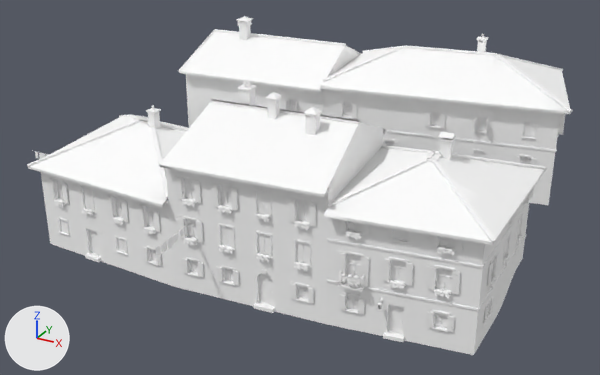
The glTF model games/yorimichi/assets/belmonte/meshes/SM_BM_BT_blk_36.glb, before and after one commit.
One viewpoint serves both versions: a camera (50 mm lens) standing at (31.4, -60.7, 32.5) and looking at (-0.9, -2.0, 3.1). Every picture has the same lights, and +X, +Y and +Z are marked at lower left. The first picture is the older version. Vertices at exactly the same position are counted once.

Script lines for the objects in view, before the commit:
```python
me_sm_bt_blk_36 = bpy.data.meshes.new('SM_BT_blk_36')
me_sm_bt_blk_36.from_pydata(...)  # 16103 vertices, 18269 faces; spans x -22.9..20.0, y -21.5..21.2, z -0.4..15.5
me_sm_bt_blk_36.materials.append(mat_bm_000_m_stone_035)
me_sm_bt_blk_36.materials.append(mat_bm_001_m_ashlar_035)
me_sm_bt_blk_36.materials.append(mat_bm_002_m_plaster_024)
me_sm_bt_blk_36.materials.append(mat_bm_003_m_roof_024)
me_sm_bt_blk_36.materials.append(mat_bm_004_m_wood_024)
me_sm_bt_blk_36.materials.append(mat_bm_005_m_rubble_016)
me_sm_bt_blk_36.materials.append(mat_bm_006_m_iron_017)
me_sm_bt_blk_36.materials.append(mat_bm_007_m_vcol_015)
me_sm_bt_blk_36.materials.append(mat_bm_008_m_glass_dark_016)
me_sm_bt_blk_36.materials.append(mat_bm_009_m_window_lit_012)
ob_sm_bm_bt_blk_36 = bpy.data.objects.new('SM_BM_BT_blk_36', me_sm_bt_blk_36)
ob_sm_bm_bt_blk_36.location = (0.0, 0.0, 0.0)
```
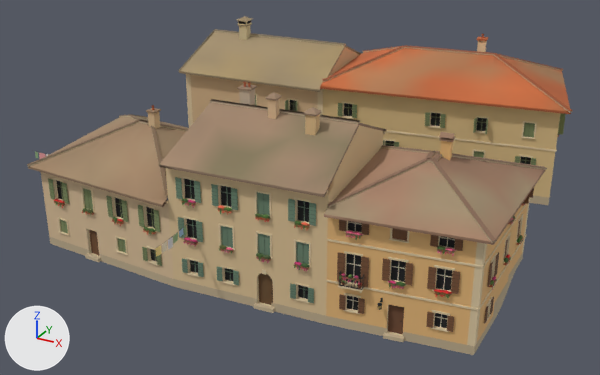
Boxes (x1, y1, x2, y2) around the edits, measured in the pictures (600 x 375 px):
part 1 of me_sm_bt_blk_36, recoloured (white to beige)
    both: (27, 16, 573, 355)

The change, as a list of edits to the scene's bpy script:
```text
Change me_sm_bt_blk_36:
    where me_sm_bt_blk_36.from_pydata(...)  # 16103 vertices, 18269 faces; spans x -22.9..20.0, y -21.5..21.2, z -0.4..15.5
    used by ob_sm_bm_bt_blk_36; location = (0.0, 0.0, 0.0)
    me_sm_bt_blk_36 part 1: 18269 faces centred in x -22.9..19.9, y -21.5..21.2, z -0.3..15.4 are repainted in the vertex colours; the middle colour goes from white #ffffff to beige #d5b287
```
